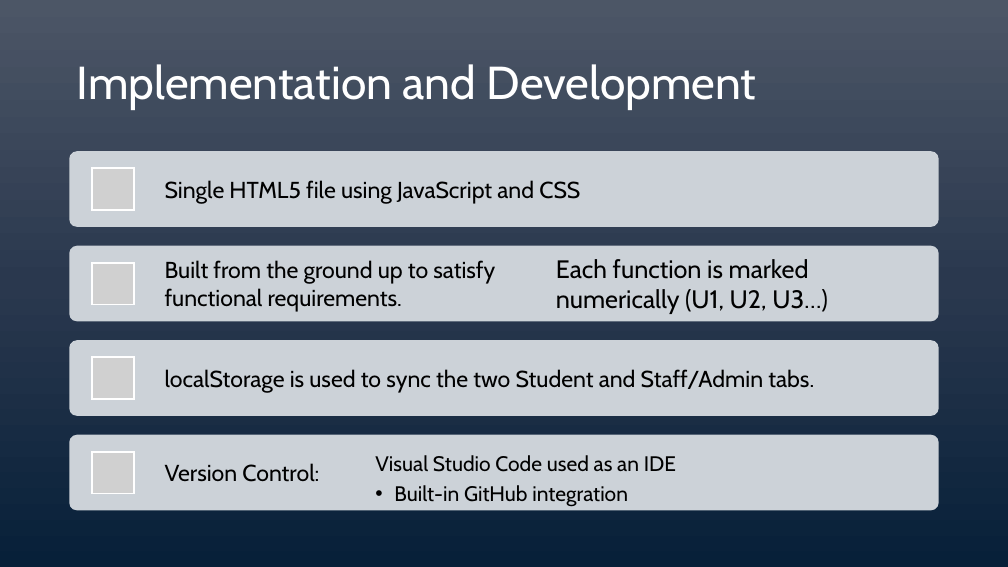
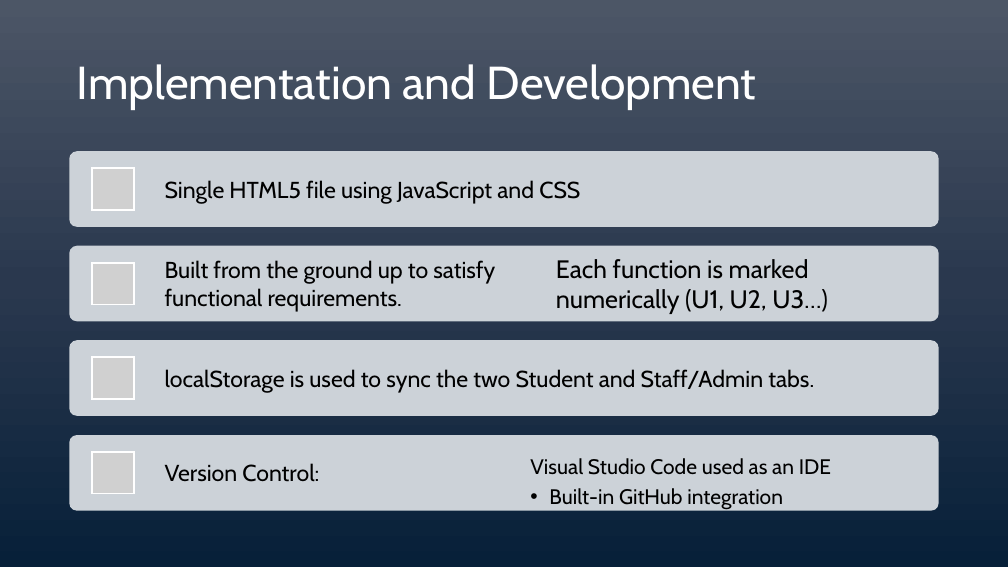
Before and after one commit to Milwacko/CS-3321-GroupProject, a slide deck: slide 6 of CampusFind.pptx. Drawn at 1008x567 pixels with LibreOffice and Linux fonts; fonts in the diff are those of the drawing; grey boxes stand for pictures. Boxes give left, top, right and bottom in pixels: in the first picture for what was removed or moved away, otherwise in the second. Text is boxed around its words. In the diff, an @@ line names an element or a change of style, - is before the commit and + after.

```diff
--- a/CampusFind.pptx
+++ b/CampusFind.pptx
@@ text "Visual Studio Code used as ...": place and size @@
-text "Visual Studio Code used as ..." at <box>375,455,676,507</box>
+text "Visual Studio Code used as ..." at <box>530,458,831,510</box>
```
Also in this commit, not shown: 5 other slides changed.
